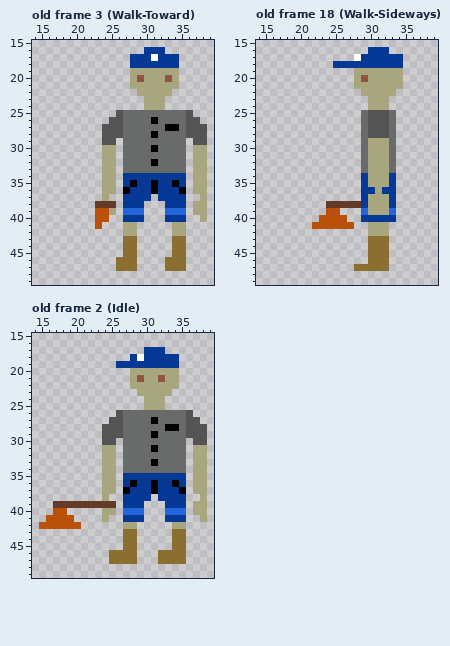
Two states of a pixel-art file, Sprites.aseprite. Above: the version before the commit.
64x64 pixels, 63 frames. Shown: old frame 3 (Walk-Toward): x 14..39, y 15..49; old frame 18 (Walk-Sideways): x 14..39, y 15..49; old frame 2 (Idle): x 14..39, y 15..49.
Now the later version:
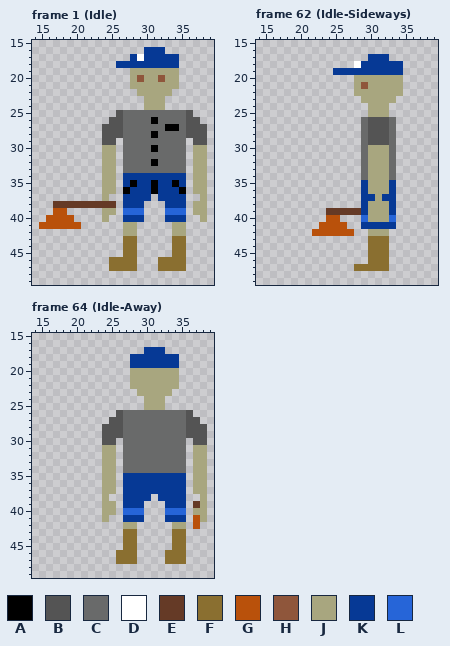
Palette (. is transparent): A #000000  B #545454  C #696a6a  D #ffffff  E #653a26  F #8a6f30  G #b9510b  H #8f563b  J #a8a67f  K #063995  L #2665d8
A new or re-ordered frame is compared with the old frame closest to it.
From old to new:
frames 63 -> 70
frames re-ordered
--- frame 1 (Idle) against old frame 3 (Walk-Toward)
@@ x 24..35 @@
 16 ......KKK...
-17 ....KKKDKKK.
-18 ....KKKKKKK.
+17 ....KDKKKKK.
+18 ..KKKKKKKKK.
 19 ....JJJJJJJ.
-20 ....JHJJJHJ.
+20 ....JHJJHJJ.
 21 ....JJJJJJJ.
@@ x 14..26 @@
 37 ..........J..
-38 .........EEE.
-39 .........GGJ.
-40 .........GG..
-41 .........G...
+38 ...EEEEEEEEE.
+39 ...GG.....JJ.
+40 ..GGGG....J..
+41 .GGGGGG......
 42 .............
@@ x 23..34 @@
 45 ....FF.....F
-46 ...FFF....FF
-47 ...FFF....FF
+46 ..FFFF...FFF
+47 ..FFFF...FFF
 48 ............
--- frame 62 (Idle-Sideways) is new; against old frame 18 (Walk-Sideways)
@@ x 23..36 @@
 15 ..............
-16 .......KKK....
-17 .....DKKKKKK..
-18 ..KKKKKKKKKK..
-19 .....JJJJJJJ..
-20 .....JHJJJJJ..
-21 .....JJJJJJJ..
-22 ......JJJJJ...
-23 .......JJJ....
+16 ..............
+17 .......KKK....
+18 .....DKKKKKK..
+19 ..KKKKKKKKKK..
+20 .....JJJJJJJ..
+21 .....JHJJJJJ..
+22 .....JJJJJJJ..
+23 ......JJJJJ...
 24 .......JJJ....
-25 ......CBBBC...
+25 .......JJJ....
 26 ......CBBBC...
@@ x 28..34 @@
 28 .CBBBC.
-29 .CJJJC.
+29 .CBBBC.
 30 .CJJJC.
@@ x 20..35 @@
 33 .........CJJJC..
-34 .........KJJJK..
+34 .........CJJJC..
 35 .........KJJJK..
-36 .........KKJKK..
-37 .........KJJJK..
-38 ....EEEEEKJJJK..
-39 ....GG...LJJJL..
-40 ...GGGG..KKKKK..
-41 ..GGGGGG..JJJ...
-42 ..........JJJ...
+36 .........KJJJK..
+37 .........KKJKK..
+38 .........KJJJK..
+39 ....EEEEEKJJJK..
+40 ....GG...LJJJL..
+41 ...GGGG..KKKKK..
+42 ..GGGGGG..JJJ...
 43 ..........FFF...
--- frame 64 (Idle-Away) is new; against old frame 2 (Idle)
@@ x 24..34 @@
 17 ......KKK..
-18 ....KDKKKKK
-19 ..KKKKKKKKK
+18 ....KKKKKKK
+19 ....KKKKKKK
 20 ....JJJJJJJ
-21 ....JHJJHJJ
+21 ....JJJJJJJ
 22 ....JJJJJJJ
@@ x 14..39 @@
 26 ............BCCCCCCCCCB...
-27 ...........BBCCCCACCCCBB..
-28 ..........BBBCCCCCCAACBBB.
-29 ..........BBBCCCCACCCCBBB.
+27 ...........BBCCCCCCCCCBB..
+28 ..........BBBCCCCCCCCCBBB.
+29 ..........BBBCCCCCCCCCBBB.
 30 ..........BB.CCCCCCCCC.BB.
-31 ..........JJ.CCCCACCCC.JJ.
+31 ..........JJ.CCCCCCCCC.JJ.
 32 ..........JJ.CCCCCCCCC.JJ.
-33 ..........JJ.CCCCACCCC.JJ.
+33 ..........JJ.CCCCCCCCC.JJ.
 34 ..........JJ.CCCCCCCCC.JJ.
 35 ..........JJ.KKKKKKKKK.JJ.
-36 ..........JJ.KAKKAKKAK.JJ.
-37 ..........JJ.AKKKAKKKA.JJ.
+36 ..........JJ.KKKKKKKKK.JJ.
+37 ..........JJ.KKKKKKKKK.JJ.
 38 ..........J..KKKK.KKKK..J.
-39 ...EEEEEEEEE.KKK...KKK.JJ.
-40 ...GG.....JJ.LLL...LLL.JJ.
-41 ..GGGG....J..KKK...KKK..J.
-42 .GGGGGG......JJ.....JJ....
+39 ..........JJ.KKK...KKK.EJ.
+40 ..........JJ.LLL...LLL.JJ.
+41 ..........J..KKK...KKK.GJ.
+42 .............JJ.....JJ.G..
 43 .............FF.....FF....
@@ x 23..34 @@
 45 ....FF.....F
-46 ..FFFF...FFF
-47 ..FFFF...FFF
+46 ...FFF....FF
+47 ...FFF....FF
 48 ............
Pixel boxes of the changes (left, top, right, bottom) in both pictures:
changed: (116, 54, 172, 82)
changed: (39, 201, 109, 229)
added: (109, 257, 116, 271)
added: (158, 257, 165, 271)
changed: (333, 47, 403, 145)
changed: (312, 173, 396, 236)
changed: (116, 354, 165, 382)
changed: (39, 417, 200, 564)
